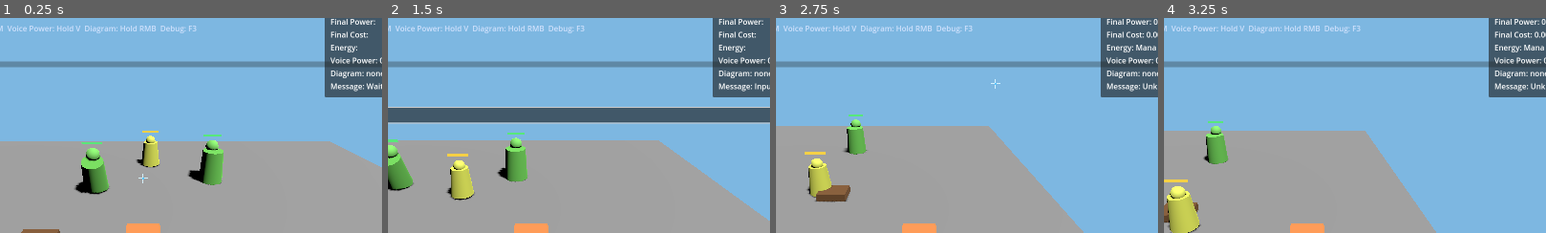
Above: before the commit, frames 1-4 (left to right).
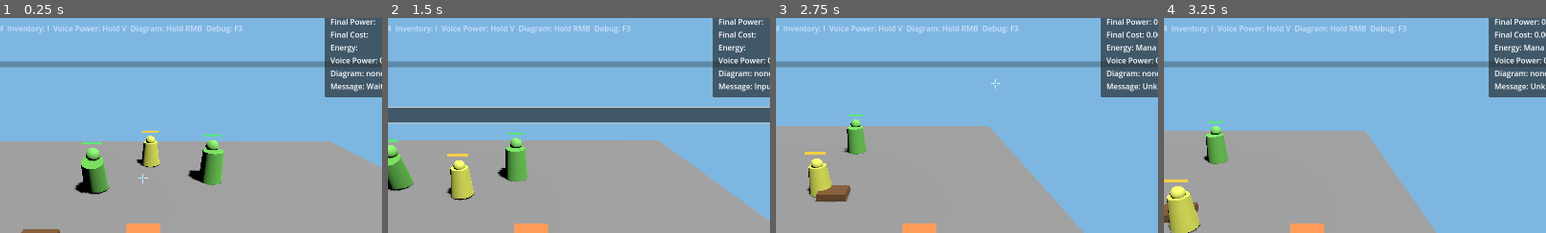
Above: after the commit, the same moments.

Repository: sh4d0w28/the-magic-engine
Game: Godot game, scene res://scenes/Main.tscn
Same seed, same stepped clock (60 frames per second), same inputs: the game is played once before the commit and once after it.
Inputs (mouse positions are % of the whole screen's width and height, from its top left):
- Up to frame 1 (0.25 s): no input
- Up to frame 2 (1.5 s): tap Enter at 0.5 s; move the mouse to (72, 45) at 0.52 s; hold D (move_right) 0.53-1.28 s; hold V (voice_charge) 0.53-1.28 s; click (72, 45) at 0.67 s; move the mouse to (30, 55) at 1.27 s; hold S (move_back) from 1.28 s (still down); tap M (voice_incantation) at 1.35 s; click (30, 55) at 1.42 s
- Up to frame 3 (2.75 s): move the mouse to (60, 28) at 2.02 s; release S (move_back) at 2.03 s; hold D (move_right) from 2.03 s (still down); tap Enter at 2.1 s; click (60, 28) at 2.17 s
- Up to frame 4 (3.25 s): move the mouse to (45, 70) at 2.77 s; release D (move_right) at 2.78 s; hold W (move_forward) from 2.78 s (still down); tap V (voice_charge) at 2.85 s; click (45, 70) at 2.92 s
The pictures show only the part of the screen within x 31-81%, y 13-63%; the shares and areas given below are measured in that part.

The runs differ from the first frame. In frame 1, 0.8% of the frame differs, in the area x 2-64%, y 3-8%; in frame 2, 0.8%; in frame 3, 0.8%; in frame 4, 0.8%.

Commit message:
feat: add player inventory panel

Diff:
--- a/project.godot
+++ b/project.godot
@@ -48,6 +48,10 @@
 "deadzone": 0.5,
 "events": [Object(InputEventKey,"resource_local_to_scene":false,"resource_name":"","device":-1,"window_id":0,"alt_press …(193 unchanged characters)…
 }
+toggle_inventory={
+"deadzone": 0.5,
+"events": [Object(InputEventKey,"resource_local_to_scene":false,"resource_name":"","device":-1,"window_id":0,"alt_pressed":false,"shift_pressed":false,"ctrl_pressed":false,"meta_pressed":false,"pressed":false,"keycode":0,"physical_keycode":73,"key_label":0,"unicode":105,"location":0,"echo":false,"script":null)]
+}
 camera_orbit={
 "deadzone": 0.5,
 "events": [Object(InputEventMouseButton,"resource_local_to_scene":false,"resource_name":"","device":-1,"window_id":0,"a …(254 unchanged characters)…
--- a/scenes/Player.tscn
+++ b/scenes/Player.tscn
@@ -2,6 +2,7 @@
 
 [ext_resource type="Script" path="res://scripts/player/PlayerController.gd" id="1_b4lhy"]
 [ext_resource type="Script" path="res://scripts/player/EnergySystem.gd" id="2_5nohy"]
+[ext_resource type="Script" path="res://scripts/player/InventorySystem.gd" id="3_l7mpt"]
 
 [sub_resource type="BoxShape3D" id="BoxShape3D_player"]
 size = Vector3(1, 2, 1)
@@ -19,6 +20,9 @@
 [node name="EnergySystem" type="Node" parent="."]
 script = ExtResource("2_5nohy")
 
+[node name="InventorySystem" type="Node" parent="."]
+script = ExtResource("3_l7mpt")
+
 [node name="MeshInstance3D" type="MeshInstance3D" parent="."]
 mesh = SubResource("BoxMesh_player")
 surface_material_override/0 = SubResource("StandardMaterial3D_player")
--- a/scenes/ui/HUD.tscn
+++ b/scenes/ui/HUD.tscn
@@ -80,6 +80,36 @@
 layout_mode = 2
 placeholder_text = "Type incantation and press Enter"
 
+[node name="InventoryPanel" type="PanelContainer" parent="."]
+visible = false
+anchors_preset = 1
+anchor_left = 1.0
+anchor_right = 1.0
+offset_left = -360.0
+offset_top = 320.0
+offset_right = -16.0
+offset_bottom = 520.0
+grow_horizontal = 0
+
+[node name="MarginContainer" type="MarginContainer" parent="InventoryPanel"]
+layout_mode = 2
+theme_override_constants/margin_left = 12
+theme_override_constants/margin_top = 12
+theme_override_constants/margin_right = 12
+theme_override_constants/margin_bottom = 12
+
+[node name="VBoxContainer" type="VBoxContainer" parent="InventoryPanel/MarginContainer"]
+layout_mode = 2
+
+[node name="TitleLabel" type="Label" parent="InventoryPanel/MarginContainer/VBoxContainer"]
+layout_mode = 2
+text = "Inventory"
+
+[node name="InventoryItemsLabel" type="Label" parent="InventoryPanel/MarginContainer/VBoxContainer"]
+layout_mode = 2
+text = "No items."
+autowrap_mode = 3
+
 [node name="AimReticle" type="Control" parent="."]
 layout_mode = 0
 offset_left = -10.0
--- a/scripts/input/InputController.gd
+++ b/scripts/input/InputController.gd
@@ -6,6 +6,7 @@
 @onready var _voice_power_tracker: Node = $VoicePowerTracker
 @onready var _voice_incantation_recognizer: Node = $VoiceIncantationRecognizer
 @onready var _diagram_recognizer: Node = $DiagramRecognizer
+@onready var _inventory_system: Node = $"../Player/InventorySystem"
 
 var _voice_mode_enabled := false
 
@@ -22,6 +23,7 @@
 	_voice_incantation_recognizer.recognition_failed.connect(_on_voice_recognition_failed)
 	_voice_incantation_recognizer.listen_timeout.connect(_on_voice_listen_timeout)
 	_diagram_recognizer.diagram_changed.connect(_on_diagram_changed)
+	_inventory_system.inventory_changed.connect(_on_inventory_changed)
 	get_tree().set_meta("show_debug_hitboxes", false)
 	call_deferred("_initialize_ui_state")
 
@@ -33,6 +35,7 @@
 	_hud.set_mic_listening(false)
 	_hud.set_mic_level(0.0)
 	_hud.set_voice_listen_window(0.0)
+	_on_inventory_changed(_inventory_system.get_items())
 	_on_voice_power_changed(_voice_power_tracker.get_voice_power())
 	_on_diagram_changed(_diagram_recognizer.get_diagram_result())
 
@@ -50,6 +53,9 @@
 		elif event.is_action_pressed("voice_incantation") and not _hud.is_input_open():
 			_toggle_voice_mode()
 			get_viewport().set_input_as_handled()
+		elif event.is_action_pressed("toggle_inventory"):
+			_toggle_inventory_panel()
+			get_viewport().set_input_as_handled()
 		elif event.keycode == KEY_ESCAPE and _hud.is_input_open():
 			_hud.close_input()
 			_hud.set_status("Input cancelled.")
@@ -79,6 +85,10 @@
 
 func _on_diagram_changed(diagram_result: Dictionary) -> void:
 	_debug_panel.set_diagram_result(diagram_result)
+
+
+func _on_inventory_changed(items: Dictionary) -> void:
+	_hud.set_inventory_items(items)
 
 
 func _toggle_debug_hitboxes() -> void:
@@ -150,6 +160,20 @@
 		_spell_manager.submit_voice_incantation(raw_input, normalized_input)
 	elif _spell_manager.has_method("submit_typed_incantation"):
 		_spell_manager.submit_typed_incantation(raw_input, normalized_input)
+
+
+func _toggle_inventory_panel() -> void:
+	if _hud.is_input_open():
+		_hud.close_input()
+	var is_open: bool = _hud.toggle_inventory_panel()
+	if is_open:
+		if _voice_mode_enabled:
+			_set_voice_mode_enabled(false)
+		_hud.set_status("Inventory opened.")
+		_debug_panel.set_message("Inventory panel opened.")
+	else:
+		_hud.set_status("Inventory closed.")
+		_debug_panel.set_message("Inventory panel closed.")
 
 
 func _toggle_voice_mode() -> void:
--- /dev/null
+++ b/scripts/player/InventorySystem.gd
@@ -0,0 +1,50 @@
+extends Node
+class_name InventorySystem
+
+signal inventory_changed(items: Dictionary)
+
+@export var starter_items: Dictionary = {
+	"Kindling": 3,
+	"Charcoal": 2,
+	"Ash Pouch": 1
+}
+
+var _items: Dictionary = {}
+
+
+func _ready() -> void:
+	_items = starter_items.duplicate(true)
+	_emit_changed()
+
+
+func get_items() -> Dictionary:
+	return _items.duplicate(true)
+
+
+func add_item(item_name: String, amount: int = 1) -> void:
+	if item_name.is_empty() or amount <= 0:
+		return
+
+	_items[item_name] = int(_items.get(item_name, 0)) + amount
+	_emit_changed()
+
+
+func remove_item(item_name: String, amount: int = 1) -> bool:
+	if not _items.has(item_name) or amount <= 0:
+		return false
+
+	var next_amount: int = int(_items.get(item_name, 0)) - amount
+	if next_amount > 0:
+		_items[item_name] = next_amount
+	else:
+		_items.erase(item_name)
+	_emit_changed()
+	return true
+
+
+func has_item(item_name: String, amount: int = 1) -> bool:
+	return int(_items.get(item_name, 0)) >= amount
+
+
+func _emit_changed() -> void:
+	inventory_changed.emit(get_items())
--- a/scripts/tests/AcceptanceRunner.gd
+++ b/scripts/tests/AcceptanceRunner.gd
@@ -37,6 +37,7 @@
 	var input_controller: Node = main.get_node("InputController")
 	var spell_manager: Node = main.get_node("SpellManager")
 	var energy_system: Node = player.get_node("EnergySystem")
+	var inventory_system: Node = player.get_node("InventorySystem")
 	var active_spells: Node3D = spell_manager.get_node("ActiveSpells")
 	var wood_piles: Node = world.get_node("Environment/WoodPiles")
 	var target_dummies: Node = world.get_node("Environment/TargetDummies")
@@ -62,6 +63,7 @@
 
 	_assert(is_equal_approx(player.get_health(), 100.0), "Health starts at 100")
 	_assert(is_equal_approx(player.get_mana(), 100.0), "Mana starts at 100")
+	_assert(inventory_system.get_items().has("Kindling"), "Inventory starts with starter items")
 	energy_system.mana = 50.0
 	energy_system._process(1.0)
 	_assert(energy_system.mana > 50.0, "Mana regenerates")
@@ -91,6 +93,14 @@
 	escape_event.keycode = KEY_ESCAPE
 	input_controller._unhandled_input(escape_event)
 	_assert(not hud.is_input_open(), "Escape cancels input")
+
+	input_controller._toggle_inventory_panel()
+	await process_frame
+	_assert(hud.get_node("InventoryPanel").visible, "Inventory toggle opens inventory panel")
+	_assert(hud.get_node("InventoryPanel/MarginContainer/VBoxContainer/InventoryItemsLabel").text.contains("Kindling"), "Inventory panel shows starter items")
+	input_controller._toggle_inventory_panel()
+	await process_frame
+	_assert(not hud.get_node("InventoryPanel").visible, "Inventory toggle closes inventory panel")
 
 	input_controller._toggle_voice_mode()
 	await process_frame
--- a/scripts/ui/HUD.gd
+++ b/scripts/ui/HUD.gd
@@ -14,6 +14,8 @@
 @onready var _last_voice_label: Label = $MarginContainer/VBoxContainer/LastVoiceLabel
 @onready var _combat_feed_label: Label = $MarginContainer/VBoxContainer/CombatFeedLabel
 @onready var _input_line: LineEdit = $MarginContainer/VBoxContainer/InputLine
+@onready var _inventory_panel: PanelContainer = $InventoryPanel
+@onready var _inventory_items_label: Label = $InventoryPanel/MarginContainer/VBoxContainer/InventoryItemsLabel
 @onready var _aim_reticle: Control = $AimReticle
 
 var _mic_mode_enabled := false
@@ -29,7 +31,7 @@
 		set_health_and_mana(player.get_health(), player.get_mana())
 	_controls_label.modulate = Color(0.85, 0.9, 1.0, 0.9)
 	_combat_feed_label.modulate = Color(1.0, 0.9, 0.7, 0.95)
-	_controls_label.text = "Move: WASD  Camera: Hold LMB + Mouse  Type: Enter  Speak: M  Voice Power: Hold V  Diagram: Hold RMB  Debug: F3"
+	_controls_label.text = "Move: WASD  Camera: Hold LMB + Mouse  Type: Enter  Speak: M  Inventory: I  Voice Power: Hold V  Diagram: Hold RMB  Debug: F3"
 
 
 func _process(_delta: float) -> void:
@@ -85,6 +87,32 @@
 	_combat_feed_label.text = "Combat: %s" % message
 
 
+func set_inventory_items(items: Dictionary) -> void:
+	if items.is_empty():
+		_inventory_items_label.text = "No items."
+		return
+
+	var lines: Array[String] = []
+	var item_names: Array = items.keys()
+	item_names.sort()
+	for item_name in item_names:
+		lines.append("%s x%d" % [item_name, int(items[item_name])])
+	_inventory_items_label.text = "\n".join(lines)
+
+
+func toggle_inventory_panel() -> bool:
+	_inventory_panel.visible = not _inventory_panel.visible
+	return _inventory_panel.visible
+
+
+func close_inventory_panel() -> void:
+	_inventory_panel.hide()
+
+
+func is_inventory_panel_open() -> bool:
+	return _inventory_panel.visible
+
+
 func open_input() -> void:
 	_input_line.show()
 	_input_line.grab_focus()
